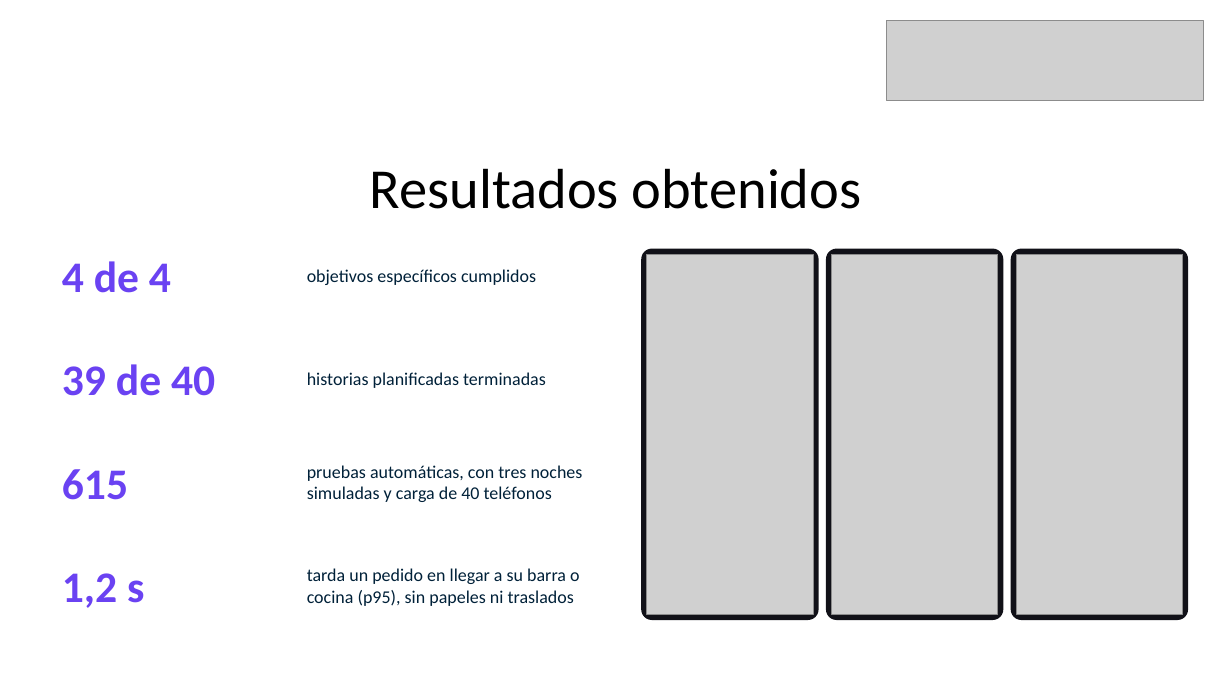
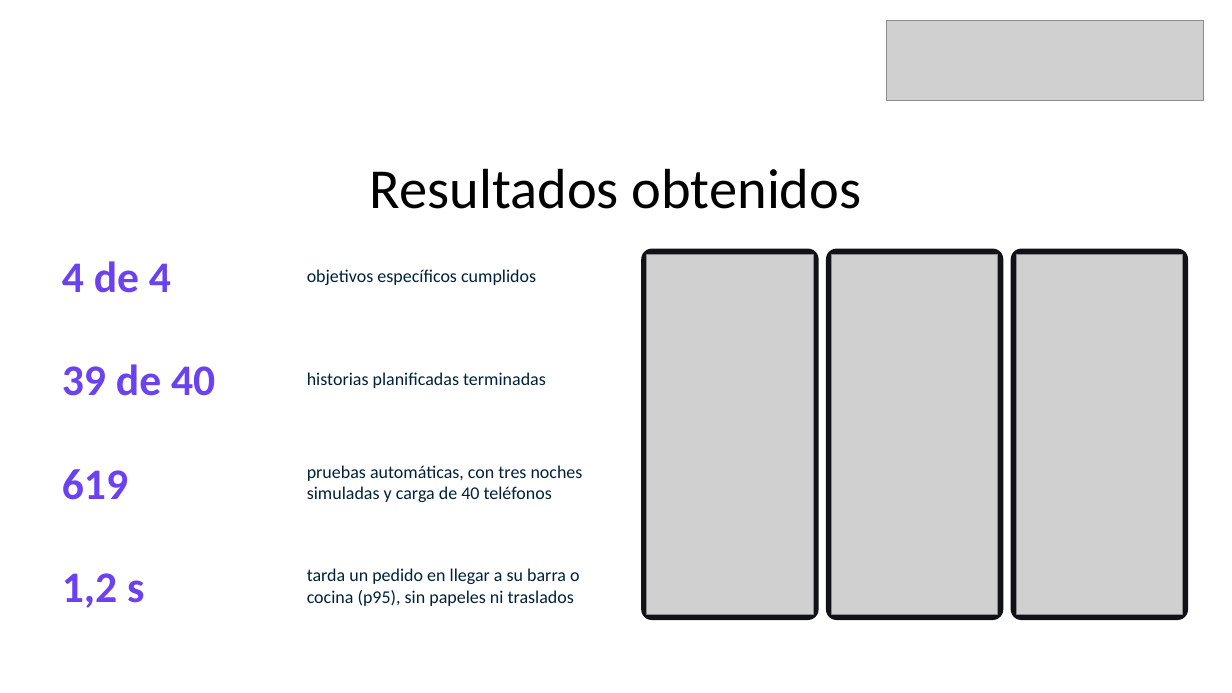
Before and after one commit to MiguelGaticaBestNick123/gesnoc, a slide deck: slide 13 of Fase 2/Evidencias proyecto/Presentación Proyecto.pptx. Drawn at 1232x693 pixels with LibreOffice and Linux fonts; fonts in the diff are those of the drawing; grey boxes stand for pictures. Boxes give left, top, right and bottom in pixels: in the first picture for what was removed or moved away, otherwise in the second. Text is boxed around its words. In the diff, an @@ line names an element or a change of style, - is before the commit and + after.

Commit message:
presentacionn

```diff
--- a/Fase 2/Evidencias proyecto/Presentación Proyecto.pptx
+++ b/Fase 2/Evidencias proyecto/Presentación Proyecto.pptx
@@ text at [62, 469, 128, 500]: text changed @@
-615
+619
```
